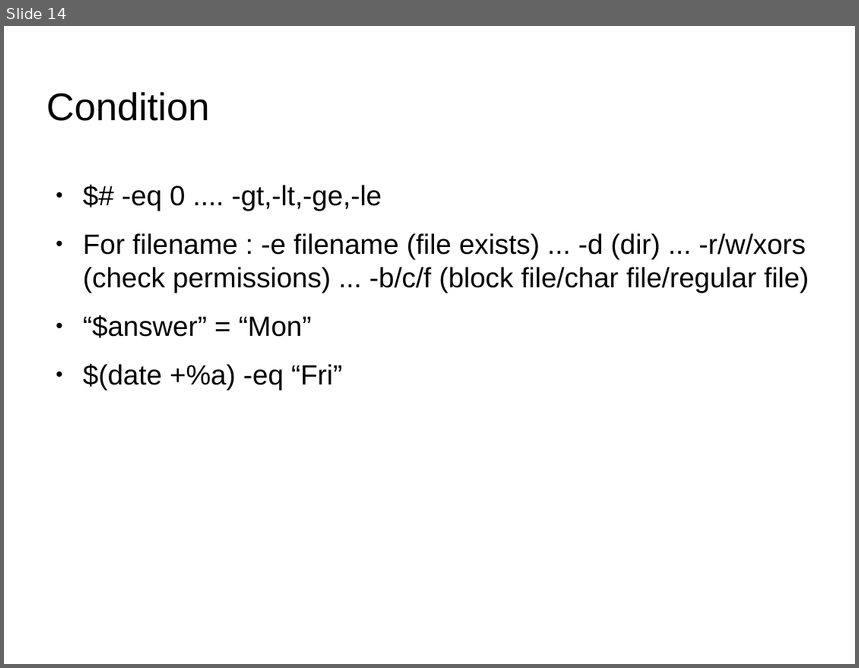
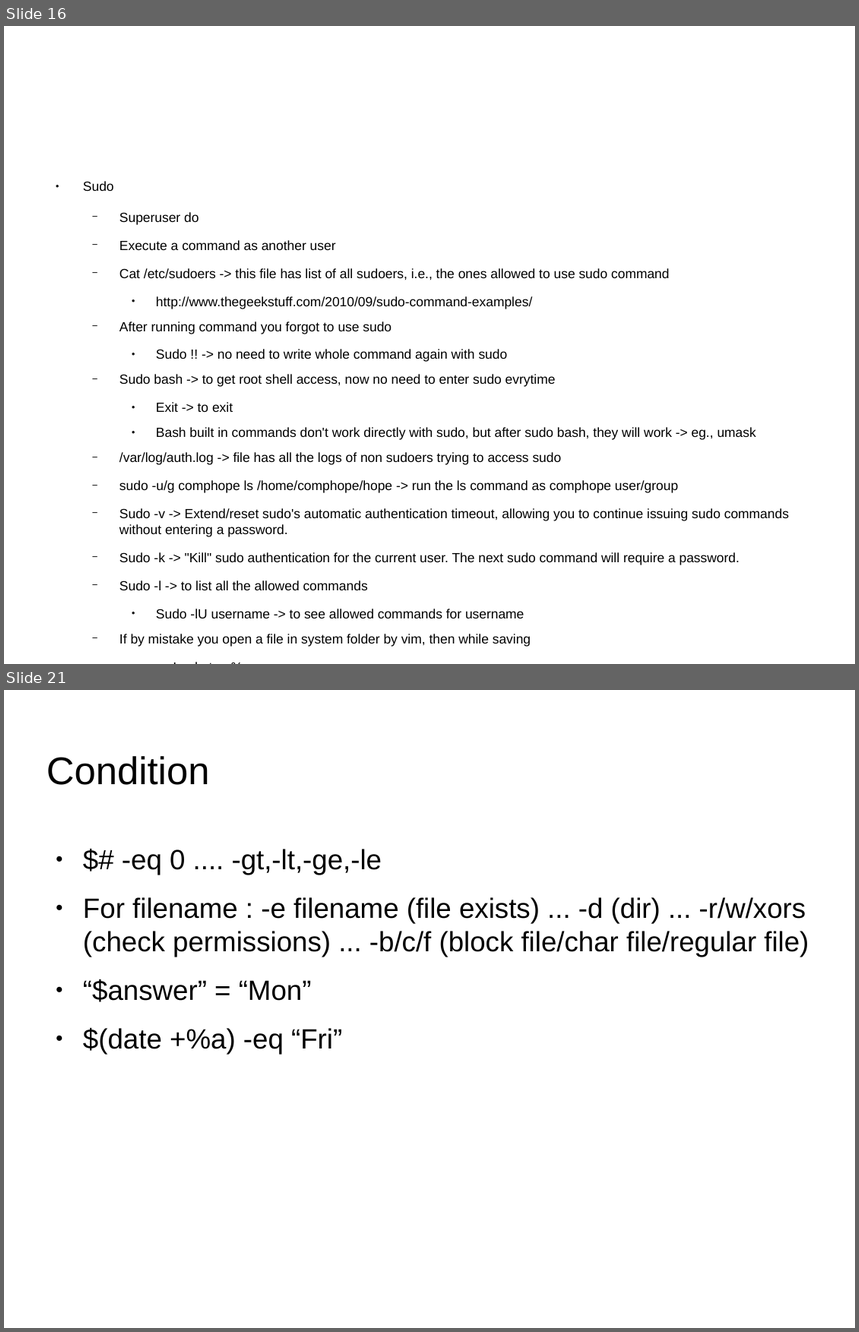
Before and after one commit to shikha-desai/Internship_PreWork, a slide deck: Shell_Script/Shell_Script_Notes.odp. Shown one above the other, each under a label of ours: slide 14 before the commit, slides 16 and 21 after it; the slides between them are not shown. The pictures are 859x668 and 859x1332 pixels, drawn with LibreOffice and Linux fonts; fonts in the diff are those of the drawing; background and template pictures are left out. Boxes give left, top, right and bottom in pixels: in the first picture for what was removed or moved away, otherwise in the second. Text is boxed around its words. In the diff, an @@ line names an element or a change of style, - is before the commit and + after.

```diff
--- a/Shell_Script/Shell_Script_Notes.odp
+++ b/Shell_Script/Shell_Script_Notes.odp
@@ slide 16 added at (4, 26, 855, 664), background picture (left out) @@
@@ text added at (83, 181, 789, 647), 12.3 pt, text #000000 @@
+● Sudo
+  − Superuser do
+  − Execute a command as another user
+  − Cat /etc/sudoers -> this file has list of all sudoers, i.e., the ones allowed to use sudo command
+    ● http://www.thegeekstuff.com/2010/09/sudo-command-examples/
+  − After running command you forgot to use sudo
+    ● Sudo !! -> no need to write whole command again with sudo
+  − Sudo bash -> to get root shell access, now no need to enter sudo evrytime
+    ● Exit -> to exit
+    ● Bash built in commands don't work directly with sudo, but after sudo bash, they will work -> eg., umask
+  − /var/log/auth.log -> file has all the logs of non sudoers trying to access sudo
+  − sudo -u/g comphope ls /home/comphope/hope -> run the ls command as comphope user/group
+  − Sudo -v -> Extend/reset sudo's automatic authentication timeout, allowing you to continue issuing sudo commands without entering a password.
+  − Sudo -k -> "Kill" sudo authentication for the current user. The next sudo command will require a password.
+  − Sudo -l -> to list all the allowed commands
+    ● Sudo -lU username -> to see allowed commands for username
+  − If by mistake you open a file in system folder by vim, then while saving
+    ● :w !sudo tee %
@@ what was slide 14 is now slide 21 @@
```
Also in this commit, not shown: 2 slides changed, 8 other slides added, 5 other files.
